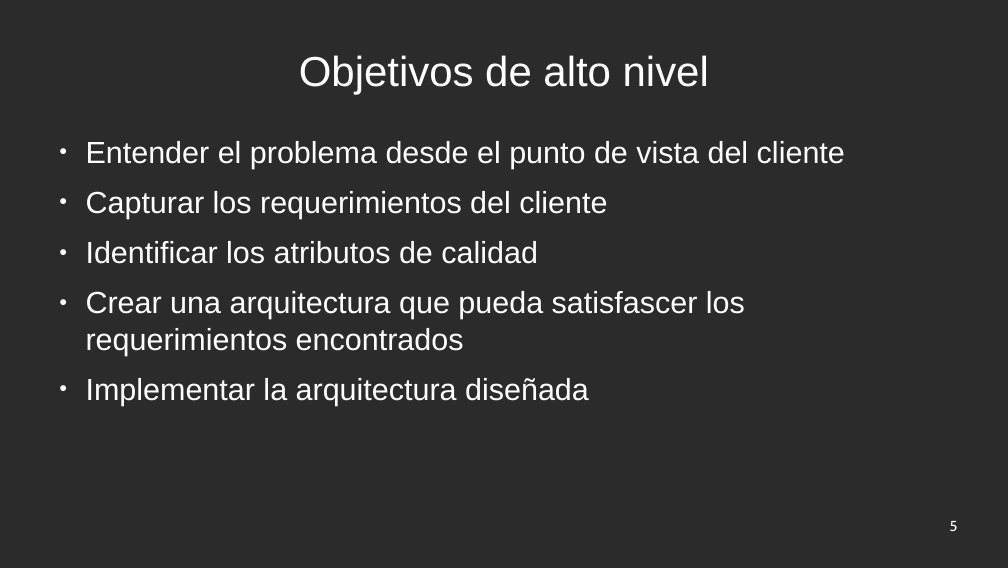
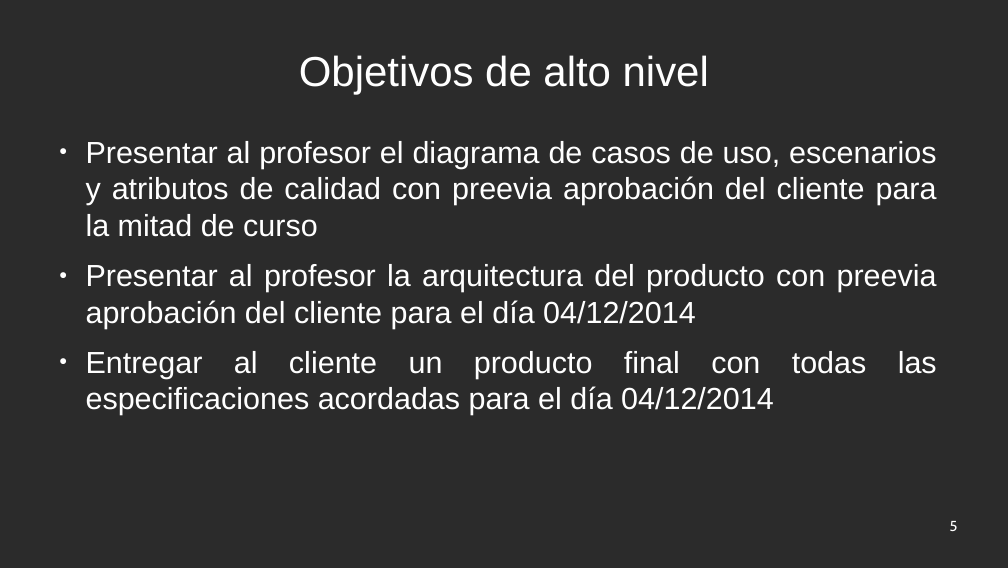
Before and after one commit to jw92/PPR, a slide deck: slide 5 of final.odp. Drawn at 1008x568 pixels with LibreOffice and Linux fonts; fonts in the diff are those of the drawing; background and template pictures are left out; a plain dark background stands for a picture behind light text. Boxes give left, top, right and bottom in pixels: in the first picture for what was removed or moved away, otherwise in the second. Text is boxed around its words. In the diff, an @@ line names an element or a change of style, - is before the commit and + after.

```diff
--- a/final.odp
+++ b/final.odp
@@ text at (86,141,937,415): text changed @@
-● Entender el problema desde el punto de vista del cliente
-● Capturar los requerimientos del cliente
-● Identificar los atributos de calidad
-● Crear una arquitectura que pueda satisfascer los requerimientos encontrados
-● Implementar la arquitectura diseñada
+● Presentar al profesor el diagrama de casos de uso, escenarios y atributos de calidad con preevia aprobación del cliente para la mitad de curso
+● Presentar al profesor la arquitectura del producto con preevia aprobación del cliente para el día 04/12/2014
+● Entregar al cliente un producto final con todas las especificaciones acordadas para el día 04/12/2014
```
Also in this commit, not shown: 1 other slide changed.
